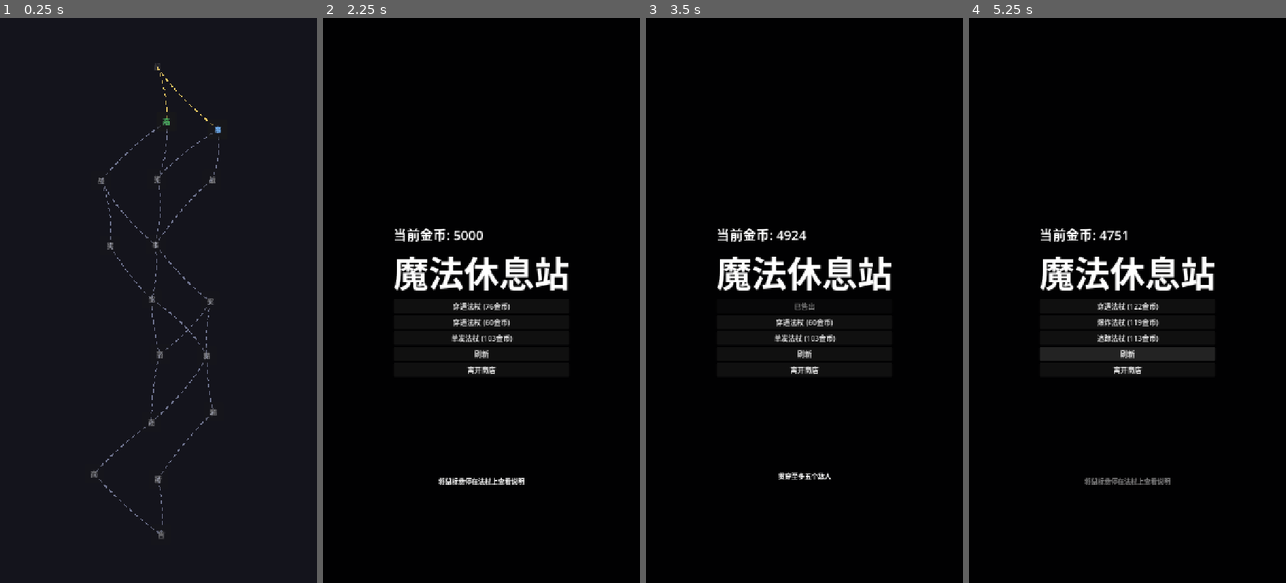
Above: before the commit, frames 1-4 (left to right).
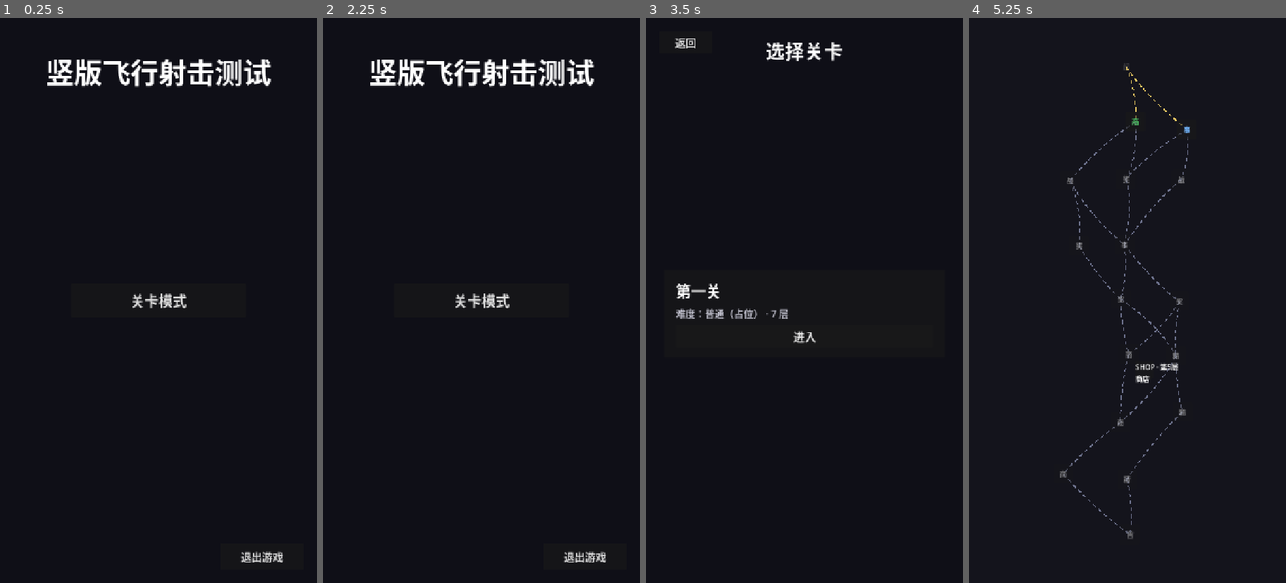
Above: after the commit, the same moments.

Repository: lzh9715/Vertical_Shooter
Game: Godot game, scene res://scenes/ui/MainMenu.tscn
Two runs of this game, one before a commit and one after it. Both use one fixed random seed, a clock stepped at 60 frames per second and the inputs below. Before the commit the project starts from res://scenes/map/MapView.tscn.
Inputs (mouse positions are in pixels of both pictures, inside the frame that each line leads up to):
- Up to frame 1 (0.25 s): no input
- Up to frame 2 (2.25 s): click (481, 300) at 0.5 s, where only the run after the commit has a clickable "关卡模式"; click (361, 40) at 1.25 s, where only the run after the commit has a clickable "返回"; click (491, 119) at 2 s, where only the run before the commit has a clickable "商"
- Up to frame 3 (3.5 s): click (804, 306) at 2.75 s, where only the run before the commit has a clickable "穿透法杖 (76金币)"
- Up to frame 4 (5.25 s): click (1127, 334) at 3.5 s, where only the run after the commit has a clickable "进入"; click (1127, 323) at 4.25 s, where only the run before the commit has a clickable "穿透法杖 (60金币)"; click (1127, 351) at 5 s, where only the run before the commit has a clickable "刷新"

The runs differ from the first frame. In frame 1, 3.2% of the frame differs, in the area x 14-90%, y 7-97%; in frame 2, 5.7%; in frame 3, 4.1%; in frame 4, 93%, in the area x 0-100%, y 0-100%.

Commit message:
feat: 主菜单、关卡选择与 ESC 暂停菜单
- 新增主界面、关卡选择、通用确认弹窗
- 启动场景改为主菜单
- 战斗与地图接入 ESC 暂停菜单
- 结算界面退出改为返回主菜单
- 商店取消 ESC 关闭，避免误触

Diff:
--- a/project.godot
+++ b/project.godot
@@ -11,7 +11,7 @@
 [application]
 
 config/name="竖版飞行射击"
-run/main_scene="uid://b1yv3c6hepkqt"
+run/main_scene="res://scenes/ui/MainMenu.tscn"
 config/features=PackedStringArray("4.7", "GL Compatibility")
 config/icon="res://icon.svg"
 
--- a/scenes/battle/Battle.tscn
+++ b/scenes/battle/Battle.tscn
@@ -8,6 +8,7 @@
 [ext_resource type="Script" uid="uid://dyy1ypg53wmuj" path="res://scripts/EnemySpawner.gd" id="15_sbc7h"]
 [ext_resource type="Resource" uid="uid://biqolq4lyjw36" path="res://data/Difficulty_Default.tres" id="16_6o4vi"]
 [ext_resource type="Script" uid="uid://d00dio2xlf2ck" path="res://scripts/battle/BattleRunner.gd" id="17_d2pdu"]
+[ext_resource type="PackedScene" path="res://scenes/ui/PauseMenu.tscn" id="20_pause"]
 
 [node name="Main" type="Node2D" unique_id=399607641]
 script = ExtResource("1_g3qtk")
@@ -60,3 +61,5 @@
 [node name="BattleRunner" type="Node" parent="." unique_id=1019166911 node_paths=PackedStringArray("spawner")]
 script = ExtResource("17_d2pdu")
 spawner = NodePath("../Spawner")
+
+[node name="PauseMenu" parent="." instance=ExtResource("20_pause")]
--- a/scenes/map/MapView.tscn
+++ b/scenes/map/MapView.tscn
@@ -1,6 +1,7 @@
 [gd_scene format=3 uid="uid://b1yv3c6hepkqt"]
 
 [ext_resource type="Script" uid="uid://cqnwls7pimmd6" path="res://scenes/map/MapView.gd" id="1_xnhjo"]
+[ext_resource type="PackedScene" path="res://scenes/ui/PauseMenu.tscn" id="2_pause"]
 
 [node name="MapView" type="Control" unique_id=1886520298]
 layout_mode = 3
@@ -35,3 +36,5 @@
 offset_bottom = 23.0
 text = "测试
 "
+
+[node name="PauseMenu" parent="." instance=ExtResource("2_pause")]
--- /dev/null
+++ b/scenes/ui/ConfirmDialog.gd
@@ -0,0 +1,36 @@
+extends Control
+
+## 通用二次确认弹窗。默认隐藏，调用 ask() 显示。
+## 确认/取消只发信号，具体行为由使用方决定。
+
+signal confirmed
+signal cancelled
+
+@onready var message_label: Label = $Center/Panel/Margin/VBox/Message
+@onready var btn_yes: Button = $Center/Panel/Margin/VBox/Buttons/BtnYes
+@onready var btn_no: Button = $Center/Panel/Margin/VBox/Buttons/BtnNo
+
+func _ready() -> void:
+	visible = false
+	btn_yes.pressed.connect(_on_yes)
+	btn_no.pressed.connect(_on_no)
+
+func ask(text: String) -> void:
+	message_label.text = text
+	visible = true
+	btn_no.grab_focus()
+
+func _on_yes() -> void:
+	visible = false
+	confirmed.emit()
+
+func _on_no() -> void:
+	visible = false
+	cancelled.emit()
+
+func _unhandled_input(event: InputEvent) -> void:
+	if not visible:
+		return
+	if event.is_action_pressed("ui_cancel"):
+		_on_no()
+		get_viewport().set_input_as_handled()
--- /dev/null
+++ b/scenes/ui/ConfirmDialog.tscn
@@ -0,0 +1,69 @@
+[gd_scene format=3]
+
+[ext_resource type="Script" path="res://scenes/ui/ConfirmDialog.gd" id="1_confirm"]
+
+[node name="ConfirmDialog" type="Control"]
+visible = false
+layout_mode = 3
+anchors_preset = 15
+anchor_right = 1.0
+anchor_bottom = 1.0
+grow_horizontal = 2
+grow_vertical = 2
+script = ExtResource("1_confirm")
+
+[node name="Dim" type="ColorRect" parent="."]
+layout_mode = 1
+anchors_preset = 15
+anchor_right = 1.0
+anchor_bottom = 1.0
+grow_horizontal = 2
+grow_vertical = 2
+color = Color(0, 0, 0, 0.65)
+
+[node name="Center" type="CenterContainer" parent="."]
+layout_mode = 1
+anchors_preset = 15
+anchor_right = 1.0
+anchor_bottom = 1.0
+grow_horizontal = 2
+grow_vertical = 2
+
+[node name="Panel" type="PanelContainer" parent="Center"]
+custom_minimum_size = Vector2(520, 0)
+layout_mode = 2
+
+[node name="Margin" type="MarginContainer" parent="Center/Panel"]
+layout_mode = 2
+theme_override_constants/margin_left = 32
+theme_override_constants/margin_top = 28
+theme_override_constants/margin_right = 32
+theme_override_constants/margin_bottom = 28
+
+[node name="VBox" type="VBoxContainer" parent="Center/Panel/Margin"]
+layout_mode = 2
+theme_override_constants/separation = 28
+
+[node name="Message" type="Label" parent="Center/Panel/Margin/VBox"]
+layout_mode = 2
+theme_override_font_sizes/font_size = 30
+text = "确定退出游戏吗？"
+horizontal_alignment = 1
+
+[node name="Buttons" type="HBoxContainer" parent="Center/Panel/Margin/VBox"]
+layout_mode = 2
+theme_override_constants/separation = 24
+
+[node name="BtnYes" type="Button" parent="Center/Panel/Margin/VBox/Buttons"]
+custom_minimum_size = Vector2(200, 60)
+layout_mode = 2
+size_flags_horizontal = 3
+theme_override_font_sizes/font_size = 26
+text = "确认退出"
+
+[node name="BtnNo" type="Button" parent="Center/Panel/Margin/VBox/Buttons"]
+custom_minimum_size = Vector2(200, 60)
+layout_mode = 2
+size_flags_horizontal = 3
+theme_override_font_sizes/font_size = 26
+text = "取消"
--- /dev/null
+++ b/scenes/ui/LevelSelect.gd
@@ -0,0 +1,64 @@
+extends Control
+
+const MAIN_MENU_SCENE := "res://scenes/ui/MainMenu.tscn"
+
+@export var levels: Array[LevelConfig] = []
+
+@onready var cards: VBoxContainer = $Center/VBox/Cards
+@onready var btn_back: Button = $BtnBack
+
+func _ready() -> void:
+	get_tree().paused = false
+	btn_back.pressed.connect(_on_back)
+
+	if levels.is_empty():
+		var empty := Label.new()
+		empty.text = "暂无关卡"
+		empty.add_theme_font_size_override("font_size", 28)
+		cards.add_child(empty)
+		return
+
+	for level in levels:
+		_add_card(level)
+
+func _add_card(level: LevelConfig) -> void:
+	var panel := PanelContainer.new()
+	panel.custom_minimum_size = Vector2(640, 0)
+
+	var margin := MarginContainer.new()
+	margin.add_theme_constant_override("margin_left", 28)
+	margin.add_theme_constant_override("margin_top", 22)
+	margin.add_theme_constant_override("margin_right", 28)
+	margin.add_theme_constant_override("margin_bottom", 22)
+	panel.add_child(margin)
+
+	var box := VBoxContainer.new()
+	box.add_theme_constant_override("separation", 10)
+	margin.add_child(box)
+
+	var title := Label.new()
+	title.text = level.display_name
+	title.add_theme_font_size_override("font_size", 34)
+	box.add_child(title)
+
+	var info := Label.new()
+	info.text = "难度：普通（占位） · %d 层" % level.middle_layers
+	info.add_theme_font_size_override("font_size", 22)
+	info.modulate = Color(0.75, 0.75, 0.8)
+	box.add_child(info)
+
+	var enter := Button.new()
+	enter.text = "进入"
+	enter.custom_minimum_size = Vector2(0, 52)
+	enter.add_theme_font_size_override("font_size", 26)
+	enter.pressed.connect(_on_enter.bind(level))
+	box.add_child(enter)
+
+	cards.add_child(panel)
+
+func _on_enter(level: LevelConfig) -> void:
+	GameFlow.start_run(level)
+	get_tree().change_scene_to_file(GameFlow.MAP_SCENE)
+
+func _on_back() -> void:
+	get_tree().change_scene_to_file(MAIN_MENU_SCENE)
--- /dev/null
+++ b/scenes/ui/LevelSelect.tscn
@@ -0,0 +1,66 @@
+[gd_scene format=3]
+
+[ext_resource type="Script" path="res://scenes/ui/LevelSelect.gd" id="1_select"]
+[ext_resource type="Script" path="res://scripts/map/LevelConfig.gd" id="2_lc"]
+[ext_resource type="Resource" path="res://data/Level_01.tres" id="3_level"]
+
+[node name="LevelSelect" type="Control"]
+layout_mode = 3
+anchors_preset = 15
+anchor_right = 1.0
+anchor_bottom = 1.0
+grow_horizontal = 2
+grow_vertical = 2
+script = ExtResource("1_select")
+levels = Array[ExtResource("2_lc")]([ExtResource("3_level")])
+
+[node name="Background" type="ColorRect" parent="."]
+show_behind_parent = true
+layout_mode = 1
+anchors_preset = 15
+anchor_right = 1.0
+anchor_bottom = 1.0
+grow_horizontal = 2
+grow_vertical = 2
+color = Color(0.0588235, 0.0588235, 0.0901961, 1)
+
+[node name="BtnBack" type="Button" parent="."]
+custom_minimum_size = Vector2(120, 50)
+layout_mode = 1
+anchors_preset = 0
+offset_left = 30.0
+offset_top = 30.0
+offset_right = 150.0
+offset_bottom = 80.0
+theme_override_font_sizes/font_size = 24
+text = "返回"
+
+[node name="Title" type="Label" parent="."]
+layout_mode = 1
+anchors_preset = 10
+anchor_right = 1.0
+offset_top = 40.0
+offset_bottom = 100.0
+grow_horizontal = 2
+theme_override_font_sizes/font_size = 44
+text = "选择关卡"
+horizontal_alignment = 1
+vertical_alignment = 1
+
+[node name="Center" type="CenterContainer" parent="."]
+layout_mode = 1
+anchors_preset = 15
+anchor_right = 1.0
+anchor_bottom = 1.0
+offset_top = 90.0
+offset_bottom = -30.0
+grow_horizontal = 2
+grow_vertical = 2
+
+[node name="VBox" type="VBoxContainer" parent="Center"]
+layout_mode = 2
+theme_override_constants/separation = 24
+
+[node name="Cards" type="VBoxContainer" parent="Center/VBox"]
+layout_mode = 2
+theme_override_constants/separation = 20
--- /dev/null
+++ b/scenes/ui/MainMenu.gd
@@ -0,0 +1,22 @@
+extends Control
+
+const LEVEL_SELECT_SCENE := "res://scenes/ui/LevelSelect.tscn"
+
+@onready var btn_level: Button = $Menu/BtnLevel
+@onready var btn_exit: Button = $BtnExit
+@onready var dialog: Control = $ConfirmDialog
+
+func _ready() -> void:
+	get_tree().paused = false
+	btn_level.pressed.connect(_on_level_pressed)
+	btn_exit.pressed.connect(_on_exit_pressed)
+	dialog.confirmed.connect(_on_exit_confirmed)
+
+func _on_level_pressed() -> void:
+	get_tree().change_scene_to_file(LEVEL_SELECT_SCENE)
+
+func _on_exit_pressed() -> void:
+	dialog.ask("确定退出游戏吗？")
+
+func _on_exit_confirmed() -> void:
+	get_tree().quit()
--- /dev/null
+++ b/scenes/ui/MainMenu.tscn
@@ -0,0 +1,73 @@
+[gd_scene format=3]
+
+[ext_resource type="Script" path="res://scenes/ui/MainMenu.gd" id="1_menu"]
+[ext_resource type="PackedScene" path="res://scenes/ui/ConfirmDialog.tscn" id="2_dialog"]
+
+[node name="MainMenu" type="Control"]
+layout_mode = 3
+anchors_preset = 15
+anchor_right = 1.0
+anchor_bottom = 1.0
+grow_horizontal = 2
+grow_vertical = 2
+script = ExtResource("1_menu")
+
+[node name="Background" type="ColorRect" parent="."]
+show_behind_parent = true
+layout_mode = 1
+anchors_preset = 15
+anchor_right = 1.0
+anchor_bottom = 1.0
+grow_horizontal = 2
+grow_vertical = 2
+color = Color(0.0588235, 0.0588235, 0.0901961, 1)
+
+[node name="Title" type="Label" parent="."]
+layout_mode = 1
+anchors_preset = 10
+anchor_right = 1.0
+offset_top = 70.0
+offset_bottom = 170.0
+grow_horizontal = 2
+theme_override_font_sizes/font_size = 64
+text = "竖版飞行射击测试"
+horizontal_alignment = 1
+vertical_alignment = 1
+
+[node name="Menu" type="VBoxContainer" parent="."]
+layout_mode = 1
+anchors_preset = 8
+anchor_left = 0.5
+anchor_top = 0.5
+anchor_right = 0.5
+anchor_bottom = 0.5
+offset_left = -200.0
+offset_top = -38.0
+offset_right = 200.0
+offset_bottom = 38.0
+grow_horizontal = 2
+grow_vertical = 2
+
+[node name="BtnLevel" type="Button" parent="Menu"]
+custom_minimum_size = Vector2(400, 76)
+layout_mode = 2
+theme_override_font_sizes/font_size = 32
+text = "关卡模式"
+
+[node name="BtnExit" type="Button" parent="."]
+layout_mode = 1
+anchors_preset = 3
+anchor_left = 1.0
+anchor_top = 1.0
+anchor_right = 1.0
+anchor_bottom = 1.0
+offset_left = -220.0
+offset_top = -90.0
+offset_right = -30.0
+offset_bottom = -30.0
+grow_horizontal = 0
+grow_vertical = 0
+theme_override_font_sizes/font_size = 24
+text = "退出游戏"
+
+[node name="ConfirmDialog" parent="." instance=ExtResource("2_dialog")]
--- /dev/null
+++ b/scenes/ui/PauseMenu.gd
@@ -0,0 +1,52 @@
+extends CanvasLayer
+
+## 通用暂停菜单：挂在 Battle / MapView 下。
+## Esc 打开/关闭；暂停时本节点通过 PROCESS_MODE_ALWAYS 保持可交互。
+
+@onready var btn_resume: Button = $Center/Panel/Margin/VBox/BtnResume
+@onready var btn_menu: Button = $Center/Panel/Margin/VBox/BtnMenu
+@onready var btn_quit: Button = $Center/Panel/Margin/VBox/BtnQuit
+@onready var dialog: Control = $ConfirmDialog
+
+func _ready() -> void:
+	process_mode = Node.PROCESS_MODE_ALWAYS
+	visible = false
+
+	btn_resume.pressed.connect(close)
+	btn_menu.pressed.connect(_on_main_menu)
+	btn_quit.pressed.connect(_on_quit)
+	dialog.confirmed.connect(_on_quit_confirmed)
+
+func _unhandled_input(event: InputEvent) -> void:
+	if not event.is_action_pressed("ui_cancel"):
+		return
+
+	# 二次确认开着时，Esc 交给 ConfirmDialog 自己处理
+	if dialog.visible:
+		return
+
+	if visible:
+		close()
+	else:
+		open()
+
+	get_viewport().set_input_as_handled()
+
+func open() -> void:
+	visible = true
+	get_tree().paused = true
+	btn_resume.grab_focus()
+
+func close() -> void:
+	visible = false
+	get_tree().paused = false
+
+func _on_main_menu() -> void:
+	close()
+	GameFlow.go_main_menu()
+
+func _on_quit() -> void:
+	dialog.ask("确定退出游戏吗？")
+
+func _on_quit_confirmed() -> void:
+	get_tree().quit()
--- /dev/null
+++ b/scenes/ui/PauseMenu.tscn
@@ -0,0 +1,68 @@
+[gd_scene format=3]
+
+[ext_resource type="Script" path="res://scenes/ui/PauseMenu.gd" id="1_pause"]
+[ext_resource type="PackedScene" path="res://scenes/ui/ConfirmDialog.tscn" id="2_dialog"]
+
+[node name="PauseMenu" type="CanvasLayer"]
+process_mode = 3
+layer = 100
+visible = false
+script = ExtResource("1_pause")
+
+[node name="Dim" type="ColorRect" parent="."]
+layout_mode = 1
+anchors_preset = 15
+anchor_right = 1.0
+anchor_bottom = 1.0
+grow_horizontal = 2
+grow_vertical = 2
+color = Color(0, 0, 0, 0.65)
+
+[node name="Center" type="CenterContainer" parent="."]
+layout_mode = 1
+anchors_preset = 15
+anchor_right = 1.0
+anchor_bottom = 1.0
+grow_horizontal = 2
+grow_vertical = 2
+
+[node name="Panel" type="PanelContainer" parent="Center"]
+custom_minimum_size = Vector2(420, 0)
+layout_mode = 2
+
+[node name="Margin" type="MarginContainer" parent="Center/Panel"]
+layout_mode = 2
+theme_override_constants/margin_left = 36
+theme_override_constants/margin_top = 30
+theme_override_constants/margin_right = 36
+theme_override_constants/margin_bottom = 30
+
+[node name="VBox" type="VBoxContainer" parent="Center/Panel/Margin"]
+layout_mode = 2
+theme_override_constants/separation = 18
+
+[node name="Title" type="Label" parent="Center/Panel/Margin/VBox"]
+layout_mode = 2
+theme_override_font_sizes/font_size = 40
+text = "已暂停"
+horizontal_alignment = 1
+
+[node name="BtnResume" type="Button" parent="Center/Panel/Margin/VBox"]
+custom_minimum_size = Vector2(320, 60)
+layout_mode = 2
+theme_override_font_sizes/font_size = 26
+text = "继续游戏"
+
+[node name="BtnMenu" type="Button" parent="Center/Panel/Margin/VBox"]
+custom_minimum_size = Vector2(320, 60)
+layout_mode = 2
+theme_override_font_sizes/font_size = 26
+text = "返回主菜单"
+
+[node name="BtnQuit" type="Button" parent="Center/Panel/Margin/VBox"]
+custom_minimum_size = Vector2(320, 60)
+layout_mode = 2
+theme_override_font_sizes/font_size = 26
+text = "退出游戏"
+
+[node name="ConfirmDialog" parent="." instance=ExtResource("2_dialog")]
--- a/scenes/ui/ResultScreen.gd
+++ b/scenes/ui/ResultScreen.gd
@@ -10,7 +10,7 @@
 func _ready() -> void:
 	get_tree().paused = false
 	btn_restart.pressed.connect(_on_restart)
-	btn_quit.pressed.connect(_on_quit)
+	btn_quit.pressed.connect(_on_main_menu)
 	_apply(GameFlow.last_result)
 
 func _apply(result: Dictionary) -> void:
@@ -33,5 +33,5 @@
 func _on_restart() -> void:
 	GameFlow.restart_after_result()
 
-func _on_quit() -> void:
-	get_tree().quit()
+func _on_main_menu() -> void:
+	GameFlow.go_main_menu()
--- a/scenes/ui/ResultScreen.tscn
+++ b/scenes/ui/ResultScreen.tscn
@@ -59,4 +59,4 @@
 custom_minimum_size = Vector2(0, 66)
 layout_mode = 2
 theme_override_font_sizes/font_size = 28
-text = "退出游戏"
+text = "返回主菜单"
--- a/scripts/GameFlow.gd
+++ b/scripts/GameFlow.gd
@@ -13,6 +13,7 @@
 const RESULT_SCENE := "res://scenes/ui/ResultScreen.tscn"
 const REWARD_SCENE := "res://scenes/ui/RewardView.tscn"
 const EVENT_SCENE := "res://scenes/ui/EventView.tscn"
+const MAIN_MENU_SCENE := "res://scenes/ui/MainMenu.tscn"
 
 var level: LevelConfig
 var map: MapData
@@ -89,7 +90,7 @@
 
 ## 节点打完
 func finish_node() -> void:
-	get_tree().paused = false            # 从商店出来时可能还处于暂停
+	get_tree().paused = false            # 确保离开战斗/商店时不会停留在暂停状态
 
 	if current_node == null:
 		get_tree().change_scene_to_file(MAP_SCENE)
@@ -140,6 +141,26 @@
 	hp = max_hp
 	spell = null
 	stats_changed.emit()
+
+## 返回主菜单时立即清空本局运行状态（保留 last_result 供展示）
+func reset_run() -> void:
+	get_tree().paused = false
+
+	map = null
+	current_node = null
+	current_reward = null
+	current_event = null
+	event_context.clear()
+	_used_events.clear()
+	_reward_modifiers.clear()
+	cleared.clear()
+	frontier.clear()
+
+	reset_stats()
+
+func go_main_menu() -> void:
+	reset_run()
+	get_tree().change_scene_to_file(MAIN_MENU_SCENE)
 
 func add_gold(amount: int) -> void:
 	gold = maxi(gold + amount, 0)
--- a/scripts/ui/RestStation.gd
+++ b/scripts/ui/RestStation.gd
@@ -46,11 +46,7 @@
 		generate_offers()
 	refresh_ui()
 
-## 商店可见时，ESC = 关闭（由使用方决定关闭后做什么）
-func _unhandled_input(event: InputEvent) -> void:
-	if visible and event.is_action_pressed("ui_cancel"):
-		closed.emit()
-		get_viewport().set_input_as_handled()
+## 商店不再响应 Esc 关闭，避免误触；只能点「离开商店」按钮。
 
 func open() -> void:
 	btn_resume.text = close_button_text
Not shown, added: scenes/ui/ConfirmDialog.gd.uid
Not shown, added: scenes/ui/LevelSelect.gd.uid
Not shown, added: scenes/ui/MainMenu.gd.uid
Not shown, added: scenes/ui/PauseMenu.gd.uid
